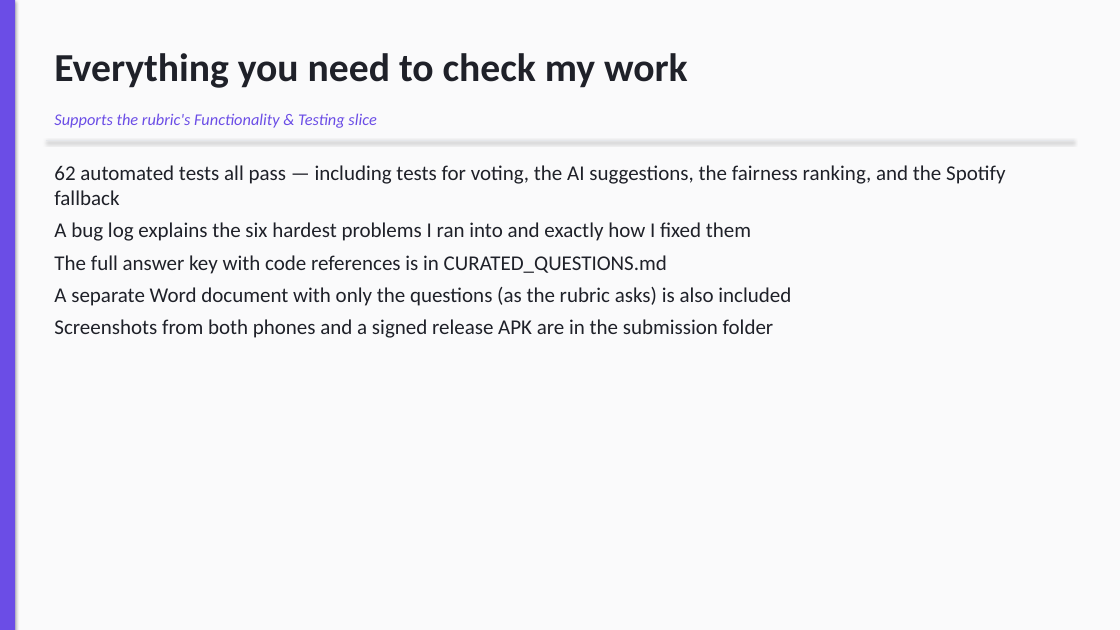
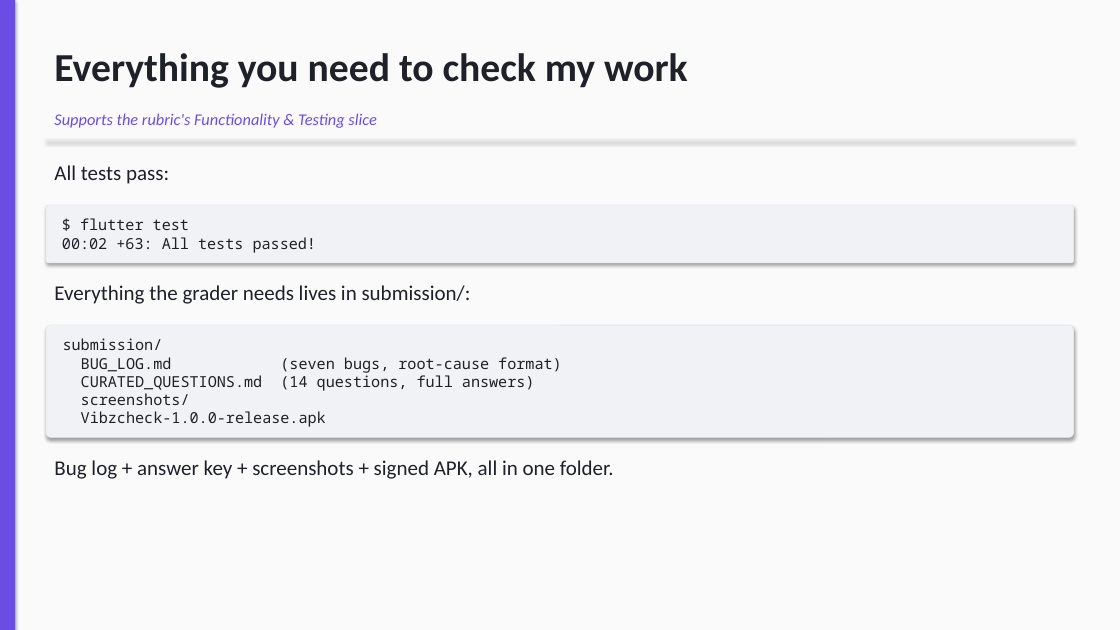
Before and after one commit to Tmaku18/vibzcheck-project2, a slide deck: slide 16 of submission/Vibzcheck_Presentation.pptx. Drawn at 1120x630 pixels with LibreOffice and Linux fonts; fonts in the diff are those of the drawing. Boxes give left, top, right and bottom in pixels: in the first picture for what was removed or moved away, otherwise in the second. Text is boxed around its words. In the diff, an @@ line names an element or a change of style, - is before the commit and + after.

```diff
--- a/submission/Vibzcheck_Presentation.pptx
+++ b/submission/Vibzcheck_Presentation.pptx
@@ text at [54,165,169,184]: text changed @@
-62 automated tests all pass — including tests for voting, the AI suggestions, the fairness ranking, and the Spotify fallback
-A bug log explains the six hardest problems I ran into and exactly how I fixed them
-The full answer key with code references is in CURATED_QUESTIONS.md
-A separate Word document with only the questions (as the rubric asks) is also included
-Screenshots from both phones and a signed release APK are in the submission folder
+All tests pass:
@@ rounded rectangle added at [46,205,1074,263], fill #F1F2F6, outline #E5E7EB 0.5 pt, 13 pt, text #1F2129 @@
+$ flutter test
+00:02 +63: All tests passed!
@@ text added at [54,285,471,304], 18 pt, text #1F2129 @@
+Everything the grader needs lives in submission/:
@@ rounded rectangle added at [46,325,1074,437], fill #F1F2F6, outline #E5E7EB 0.5 pt, 13 pt, text #1F2129 @@
+submission/
+BUG_LOG.md (seven bugs, root-cause format)
+CURATED_QUESTIONS.md (14 questions, full answers)
+screenshots/
+Vibzcheck-1.0.0-release.apk
@@ text added at [54,460,614,479], 18 pt, text #1F2129 @@
+Bug log + answer key + screenshots + signed APK, all in one folder.
```
Also in this commit, not shown: 6 other slides changed, 1 slide added, 1 slide removed, 1 other file.
